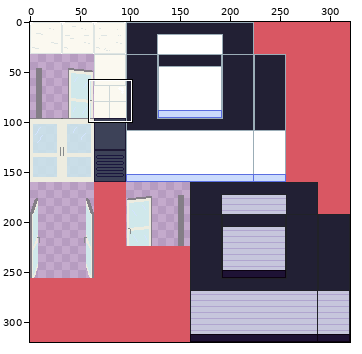
Two versions of one pixel-art file, Assets/Sprites/_WORKING/tileset_bank.aseprite. Above: a wide view before the commit, with the close-up outlined.
Close-up. Before the edit:
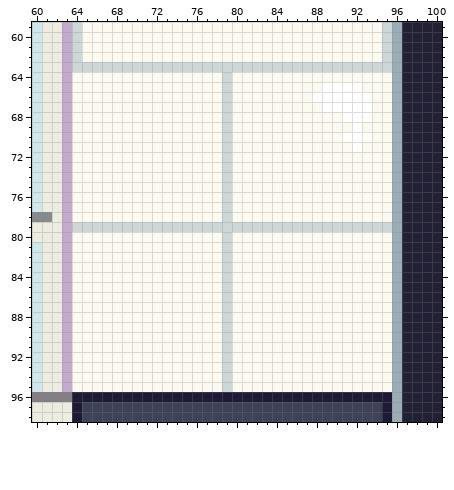
320x320 pixels, 1 frame. Colours within 5 levels of each other are drawn and written as one. Shown: x 60..100, y 59..98.
The result:
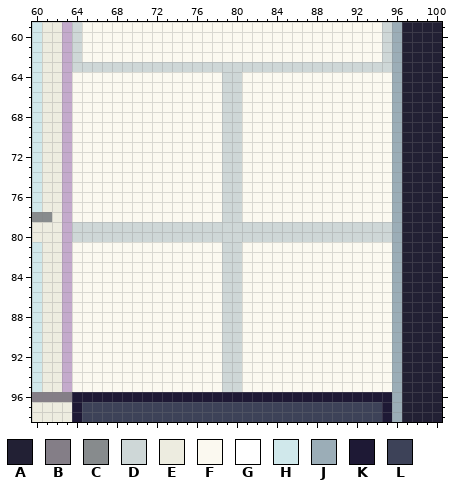
Palette (. is transparent): A #222034  B #847e87  C #878b8d  D #ced7d7  E #edece0  F #fbf9f0  G #ffffff  H #d0e8eb  J #9badb7  K #1e1935  L #3d4258
What changed:
--- layer "Layer 8"
@@ x 60..100 @@
 63 HEE.DDDDDDDDDDDDDDDDDDDDDDDDDDDDDDDDJAAAA
-64 HEE.FFFFFFFFFFFFFFFDFFFFFFFFFFFFFFFFJAAAA
-65 HEE.FFFFFFFFFFFFFFFDFFFFFFFFFGGGGFFFJAAAA
-66 HEE.FFFFFFFFFFFFFFFDFFFFFFFFGGGGGGFFJAAAA
-67 HEE.FFFFFFFFFFFFFFFDFFFFFFFFFGGGGGFFJAAAA
-68 HEE.FFFFFFFFFFFFFFFDFFFFFFFFFFFGGGFFJAAAA
-69 HEE.FFFFFFFFFFFFFFFDFFFFFFFFFFFFGFFFJAAAA
-70 HEE.FFFFFFFFFFFFFFFDFFFFFFFFFFFGGGFFJAAAA
-71 HEE.FFFFFFFFFFFFFFFDFFFFFFFFFFFFGFFFJAAAA
-72 HEE.FFFFFFFFFFFFFFFDFFFFFFFFFFFFFFFFJAAAA
-73 HEE.FFFFFFFFFFFFFFFDFFFFFFFFFFFFFFFFJAAAA
-74 HEE.FFFFFFFFFFFFFFFDFFFFFFFFFFFFFFFFJAAAA
-75 HEE.FFFFFFFFFFFFFFFDFFFFFFFFFFFFFFFFJAAAA
-76 HEE.FFFFFFFFFFFFFFFDFFFFFFFFFFFFFFFFJAAAA
-77 HEE.FFFFFFFFFFFFFFFDFFFFFFFFFFFFFFFFJAAAA
-78 CCE.FFFFFFFFFFFFFFFDFFFFFFFFFFFFFFFFJAAAA
+64 HEE.FFFFFFFFFFFFFFFDDFFFFFFFFFFFFFFFJAAAA
+65 HEE.FFFFFFFFFFFFFFFDDFFFFFFFFFFFFFFFJAAAA
+66 HEE.FFFFFFFFFFFFFFFDDFFFFFFFFFFFFFFFJAAAA
+67 HEE.FFFFFFFFFFFFFFFDDFFFFFFFFFFFFFFFJAAAA
+68 HEE.FFFFFFFFFFFFFFFDDFFFFFFFFFFFFFFFJAAAA
+69 HEE.FFFFFFFFFFFFFFFDDFFFFFFFFFFFFFFFJAAAA
+70 HEE.FFFFFFFFFFFFFFFDDFFFFFFFFFFFFFFFJAAAA
+71 HEE.FFFFFFFFFFFFFFFDDFFFFFFFFFFFFFFFJAAAA
+72 HEE.FFFFFFFFFFFFFFFDDFFFFFFFFFFFFFFFJAAAA
+73 HEE.FFFFFFFFFFFFFFFDDFFFFFFFFFFFFFFFJAAAA
+74 HEE.FFFFFFFFFFFFFFFDDFFFFFFFFFFFFFFFJAAAA
+75 HEE.FFFFFFFFFFFFFFFDDFFFFFFFFFFFFFFFJAAAA
+76 HEE.FFFFFFFFFFFFFFFDDFFFFFFFFFFFFFFFJAAAA
+77 HEE.FFFFFFFFFFFFFFFDDFFFFFFFFFFFFFFFJAAAA
+78 CCE.FFFFFFFFFFFFFFFDDFFFFFFFFFFFFFFFJAAAA
 79 EEE.DDDDDDDDDDDDDDDDDDDDDDDDDDDDDDDDJAAAA
-80 EEE.FFFFFFFFFFFFFFFDFFFFFFFFFFFFFFFFJAAAA
-81 HEE.FFFFFFFFFFFFFFFDFFFFFFFFFFFFFFFFJAAAA
-82 HEE.FFFFFFFFFFFFFFFDFFFFFFFFFFFFFFFFJAAAA
-83 HEE.FFFFFFFFFFFFFFFDFFFFFFFFFFFFFFFFJAAAA
-84 HEE.FFFFFFFFFFFFFFFDFFFFFFFFFFFFFFFFJAAAA
-85 HEE.FFFFFFFFFFFFFFFDFFFFFFFFFFFFFFFFJAAAA
-86 HEE.FFFFFFFFFFFFFFFDFFFFFFFFFFFFFFFFJAAAA
-87 HEE.FFFFFFFFFFFFFFFDFFFFFFFFFFFFFFFFJAAAA
-88 HEE.FFFFFFFFFFFFFFFDFFFFFFFFFFFFFFFFJAAAA
-89 HEE.FFFFFFFFFFFFFFFDFFFFFFFFFFFFFFFFJAAAA
-90 HEE.FFFFFFFFFFFFFFFDFFFFFFFFFFFFFFFFJAAAA
-91 HEE.FFFFFFFFFFFFFFFDFFFFFFFFFFFFFFFFJAAAA
-92 HEE.FFFFFFFFFFFFFFFDFFFFFFFFFFFFFFFFJAAAA
-93 HEE.FFFFFFFFFFFFFFFDFFFFFFFFFFFFFFFFJAAAA
-94 HEE.FFFFFFFFFFFFFFFDFFFFFFFFFFFFFFFFJAAAA
-95 HEE.FFFFFFFFFFFFFFFDFFFFFFFFFFFFFFFFJAAAA
+80 EEE.DDDDDDDDDDDDDDDDDDDDDDDDDDDDDDDDJAAAA
+81 HEE.FFFFFFFFFFFFFFFDDFFFFFFFFFFFFFFFJAAAA
+82 HEE.FFFFFFFFFFFFFFFDDFFFFFFFFFFFFFFFJAAAA
+83 HEE.FFFFFFFFFFFFFFFDDFFFFFFFFFFFFFFFJAAAA
+84 HEE.FFFFFFFFFFFFFFFDDFFFFFFFFFFFFFFFJAAAA
+85 HEE.FFFFFFFFFFFFFFFDDFFFFFFFFFFFFFFFJAAAA
+86 HEE.FFFFFFFFFFFFFFFDDFFFFFFFFFFFFFFFJAAAA
+87 HEE.FFFFFFFFFFFFFFFDDFFFFFFFFFFFFFFFJAAAA
+88 HEE.FFFFFFFFFFFFFFFDDFFFFFFFFFFFFFFFJAAAA
+89 HEE.FFFFFFFFFFFFFFFDDFFFFFFFFFFFFFFFJAAAA
+90 HEE.FFFFFFFFFFFFFFFDDFFFFFFFFFFFFFFFJAAAA
+91 HEE.FFFFFFFFFFFFFFFDDFFFFFFFFFFFFFFFJAAAA
+92 HEE.FFFFFFFFFFFFFFFDDFFFFFFFFFFFFFFFJAAAA
+93 HEE.FFFFFFFFFFFFFFFDDFFFFFFFFFFFFFFFJAAAA
+94 HEE.FFFFFFFFFFFFFFFDDFFFFFFFFFFFFFFFJAAAA
+95 HEE.FFFFFFFFFFFFFFFDDFFFFFFFFFFFFFFFJAAAA
 96 BBBBKKKKKKKKKKKKKKKKKKKKKKKKKKKKKKKKJAAAA
Changed places in both close-ups, as pixel boxes (x1, y1, x2, y2):
changed: (72, 72, 392, 392)
